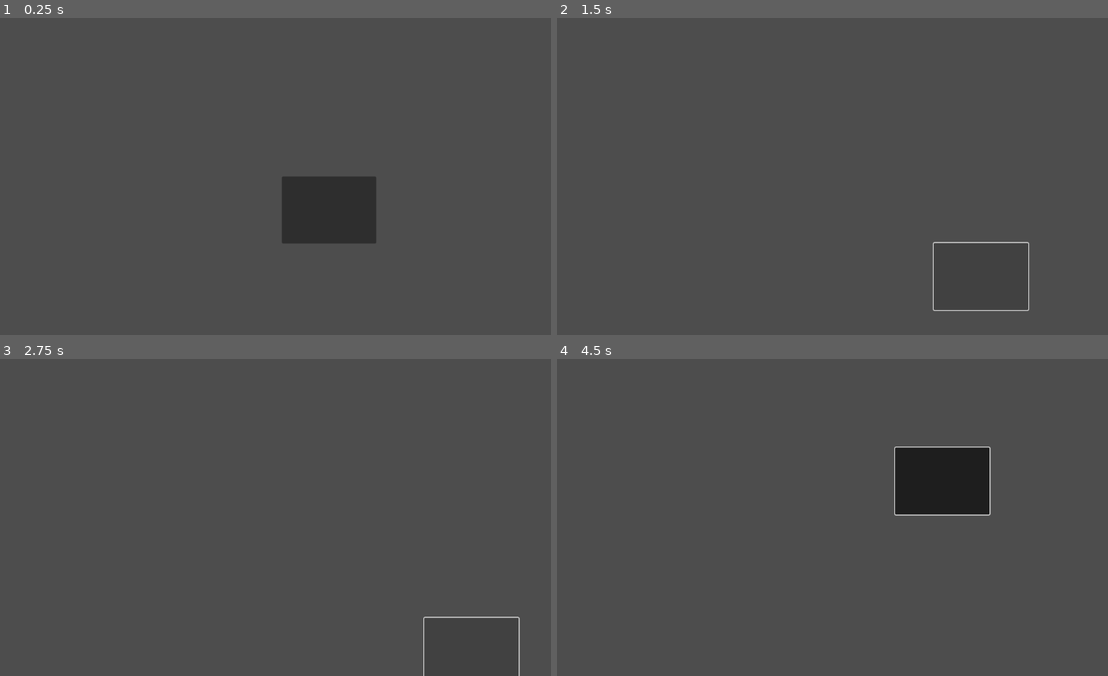
Above: before the commit, frames 1-4 (two rows, left to right).
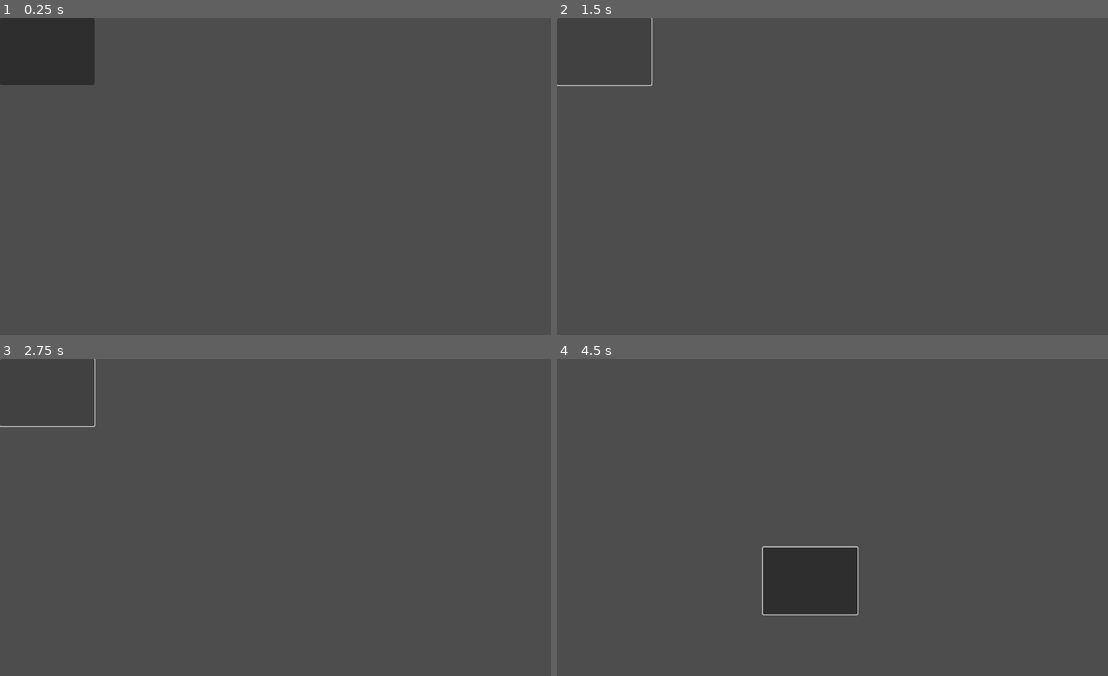
Above: after the commit, the same moments.

Repository: RavenRandomz/nasa-hackthon-2025
Game: Godot game, scene res://scene/test/test.tscn
The game is run twice, just before and just after one commit, with the same random seed, the same clock (stepped at 60 frames per second) and the same inputs. The project has no main scene, so this scene is started directly.
Inputs (mouse positions are in pixels of both pictures, inside the frame that each line leads up to; where the layout moved, square brackets give the same spot in the first picture):
- Up to frame 1 (0.25 s): no input
- Up to frame 2 (1.5 s): click (606, 52) [887, 211] at 0.5 s; click (606, 52) [931, 243] at 1.25 s
- Up to frame 3 (2.75 s): click (49, 393) [424, 618] at 2 s
- Up to frame 4 (4.5 s): tap Enter at 2.75, 2.85, 4.35 s; move the mouse to (964, 501) at 2.77 s; click (964, 501) at 2.92 s; tap Space at 3.5 s; drag from (727, 533) to (810, 580) at 3.52 s; move the mouse to (893, 447) at 4.27 s; click (893, 447) at 4.42 s

The runs differ from the first frame. In frame 1, 7.2% of the frame differs, in the area x 0-69%, y 0-72%; in frame 2, 0.3%; in frame 3, 0.3%; in frame 4, 7.6%, in the area x 37-79%, y 27-81%.

Commit message:
fix(Draggable): Stop immediate mouse following

Diff:
--- a/scene/draggable/draggable.gd
+++ b/scene/draggable/draggable.gd
@@ -20,7 +20,7 @@
 	position = _get_global_mouse_pos() + _mouse_delta
 
 func _process(delta: float):
-	if _state == STILL:
+	if _state == DRAG:
 		_follow_cursor()
 
 
